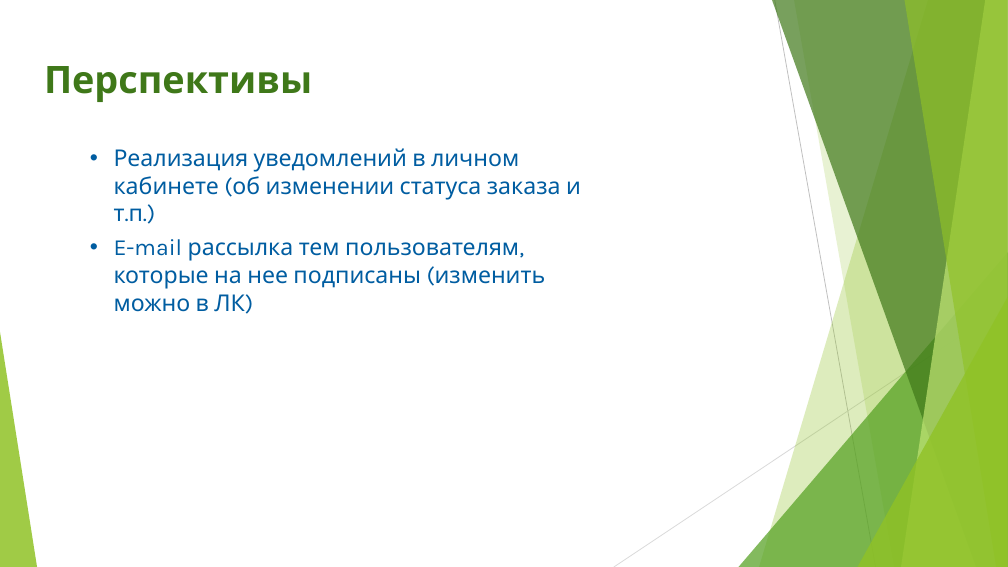
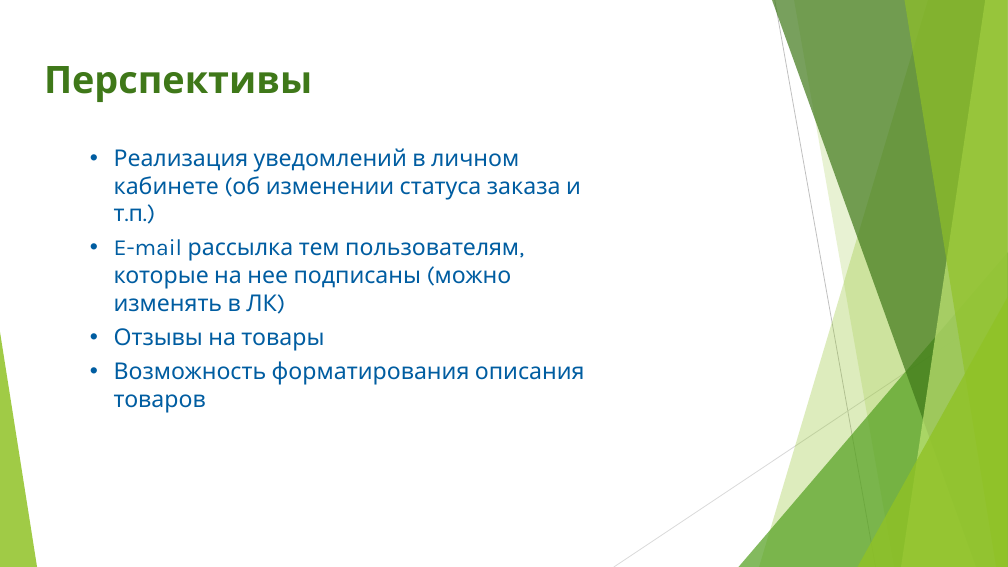
Before and after one commit to vlad120/Re_restore, a slide deck: slide 8 of Documents/WebServer project presentation.pptx. Drawn at 1008x567 pixels with LibreOffice and Linux fonts; fonts in the diff are those of the drawing. Boxes give left, top, right and bottom in pixels: in the first picture for what was removed or moved away, otherwise in the second. Text is boxed around its words. In the diff, an @@ line names an element or a change of style, - is before the commit and + after.

Commit message:
Версия 1.3.2: Новая логика работы с файловой системой для товаров – теперь у каждого есть своя папка, где только его фотографии; разбиение по категориям убрано. Оптимизировано хранение данных о фотографиях в БД. Исправлены незначительные ошибки.

```diff
--- a/Documents/WebServer project presentation.pptx
+++ b/Documents/WebServer project presentation.pptx
@@ text at (114, 239, 585, 385): text changed @@
-• E-mail рассылка тем пользователям, которые на нее подписаны (изменить можно в ЛК)
+• E-mail рассылка тем пользователям, которые на нее подписаны (можно изменять в ЛК)
+• Отзывы на товары
+• Возможность форматирования описания товаров
```
Also in this commit, not shown: 3 other slides changed, 42 other files.
